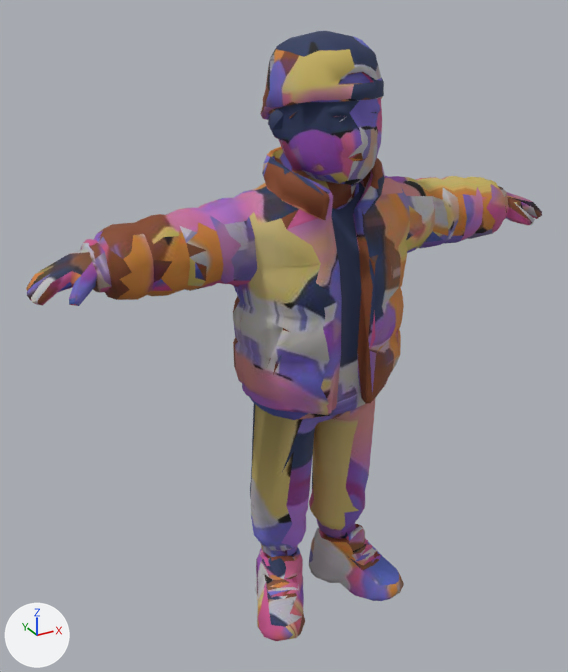
A saved change to the glTF model dist/models/people/colorful-jacket.glb.
Before and after are seen from a 50 mm lens placed at (-0.851, -1.393, 1.431), pointed at (-0.059, 0.047, 0.711). The axes (+X, +Y, +Z) are drawn at lower left. The lights are the same throughout. The older version comes first. Where no turn or scale is listed for an object, it has been applied to the vertices. Vertices at exactly the same position are counted once.

The first picture shows 'char1.001'.
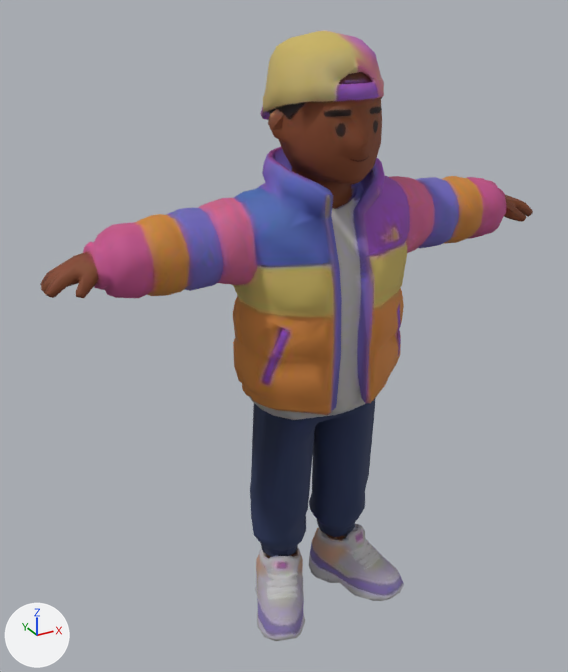
Boxes (x1, y1, x2, y2) around the edits, measured in the pictures (568 x 672 px; the box of a moved part takes in the faces that stretch with it):
'char1.001', reshaped: before (26, 31, 542, 641); after (40, 31, 533, 641)
part 1 of me_char1_003, moved or reshaped: before (26, 84, 542, 395); after (40, 84, 533, 395)
part 2 of me_char1_003, moved or reshaped: (256, 500, 327, 600) in both
part 3 of me_char1_003, surface changed: before (59, 31, 508, 641); after (67, 31, 506, 641)

Edits to the bpy script that builds the scene:
```text
Change me_char1_003:
    used by ob_char1_001; location = (0.0, 0.0, 0.0)
    remove me_char1_003.from_pydata(...)  # 2253 vertices, 4500 faces; spans x -0.616..0.617, y -0.16..0.159, z 0.0..1.36
    add me_char1_003.from_pydata(...)  # 2253 vertices, 4500 faces; spans x -0.589..0.592, y -0.16..0.159, z 0.0..1.36
    me_char1_003 part 1: 197 vertices moved from x -0.606..0.613, y -0.075..0.078, z 0.887..1.032 to x -0.581..0.589, y -0.074..0.076, z 0.889..1.032; 136 vertices removed from x -0.616..0.617, y -0.152..0.083, z 0.723..1.222; 132 vertices added at x -0.589..0.592, y -0.15..0.086, z 0.718..1.226
    me_char1_003 part 2: 4 vertices removed from x -0.153..0.016, y -0.058..0.013, z 0.009..0.208; 8 vertices added at x -0.152..0.019, y -0.059..0.02, z 0.008..0.208
    me_char1_003 part 3: 4029 kept faces spanning x -0.581..0.589, y -0.16..0.159, z 0.0..1.36 get new texture (UV) coordinates
```
